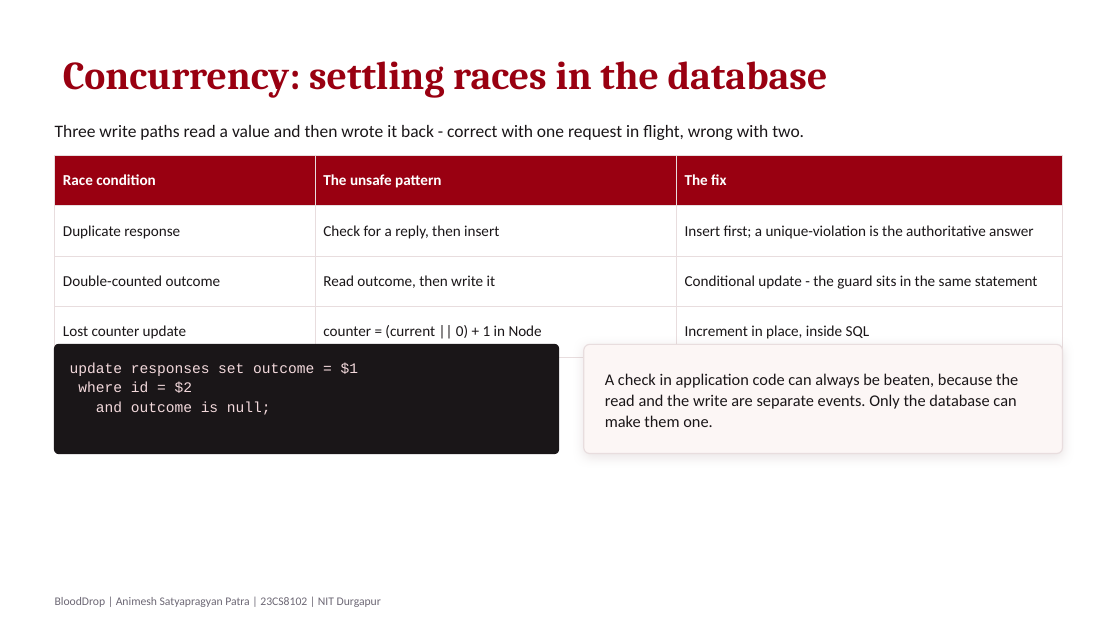
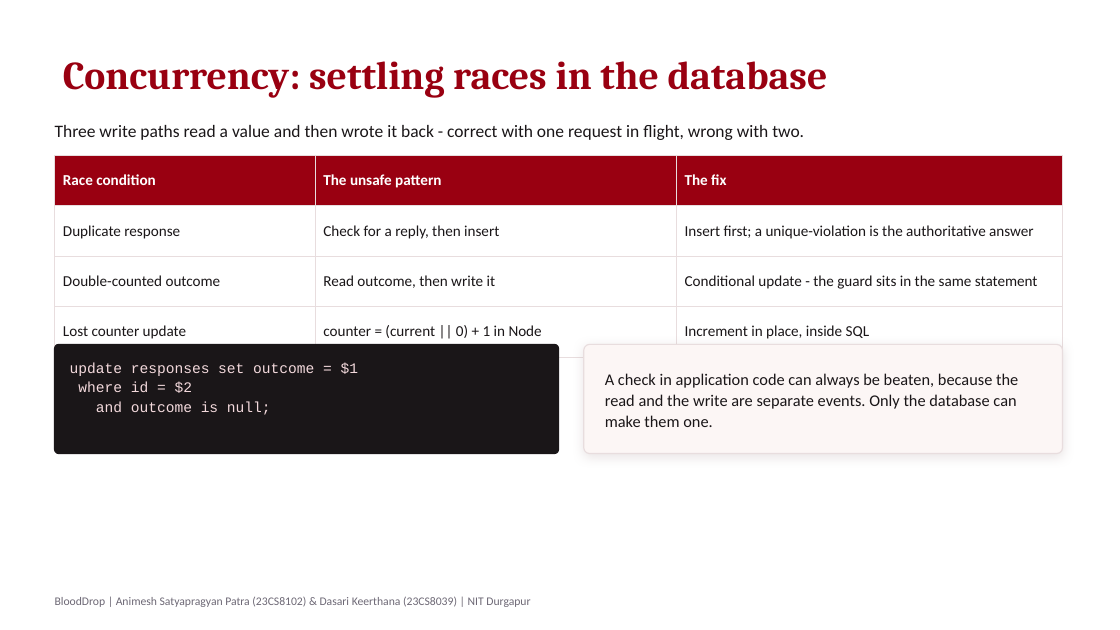
Before and after one commit to AnimeshSatyapragyanPatra/blooddrop, a slide deck: slide 12 of docs/BloodDrop-Seminar.pptx. Drawn at 1120x630 pixels with LibreOffice and Linux fonts; fonts in the diff are those of the drawing. Boxes give left, top, right and bottom in pixels: in the first picture for what was removed or moved away, otherwise in the second. Text is boxed around its words. In the diff, an @@ line names an element or a change of style, - is before the commit and + after.

```diff
--- a/docs/BloodDrop-Seminar.pptx
+++ b/docs/BloodDrop-Seminar.pptx
@@ text at bbox=[55, 596, 530, 607]: text changed @@
-BloodDrop | Animesh Satyapragyan Patra | 23CS8102 | NIT Durgapur
+BloodDrop | Animesh Satyapragyan Patra (23CS8102) & Dasari Keerthana (23CS8039) | NIT Durgapur
```
Also in this commit, not shown: 13 other slides changed, 2 other files.
